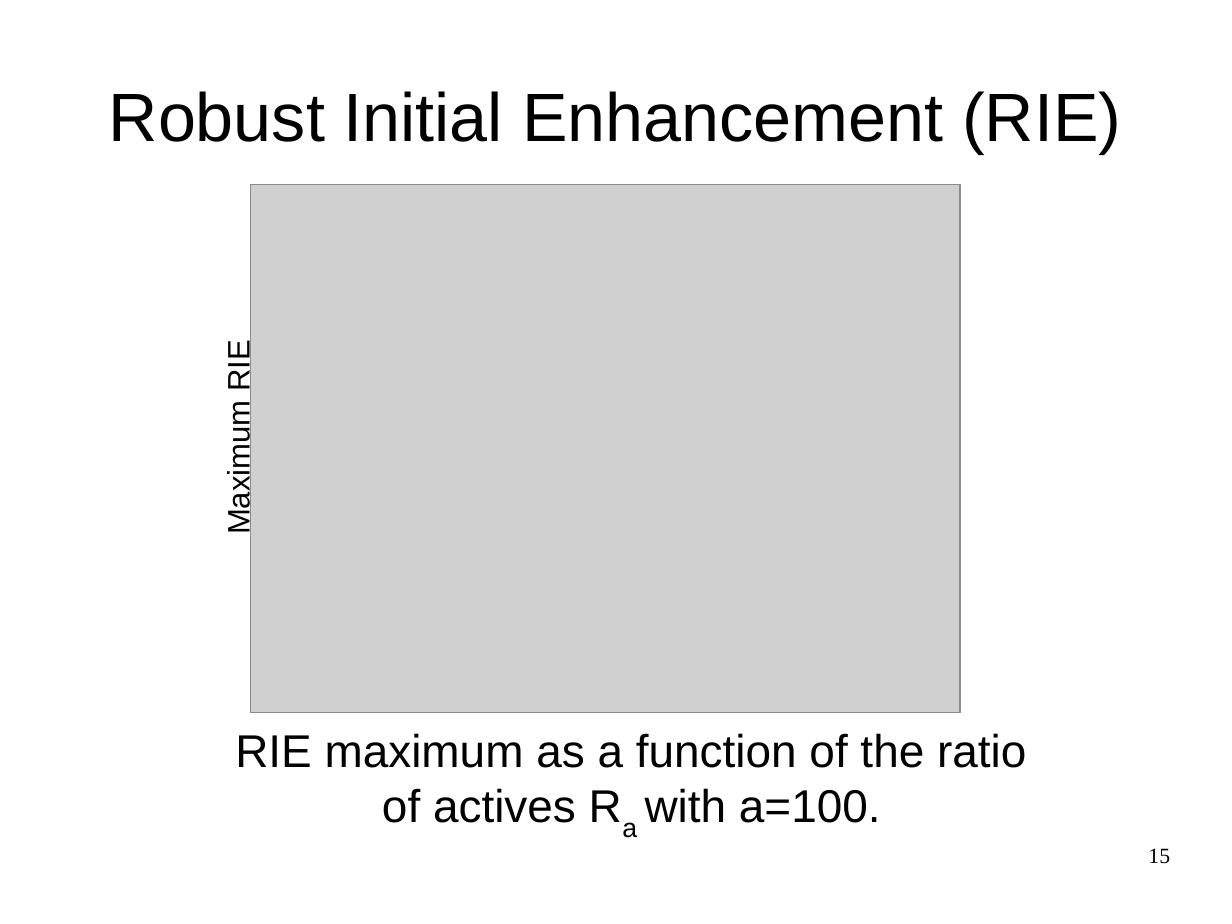
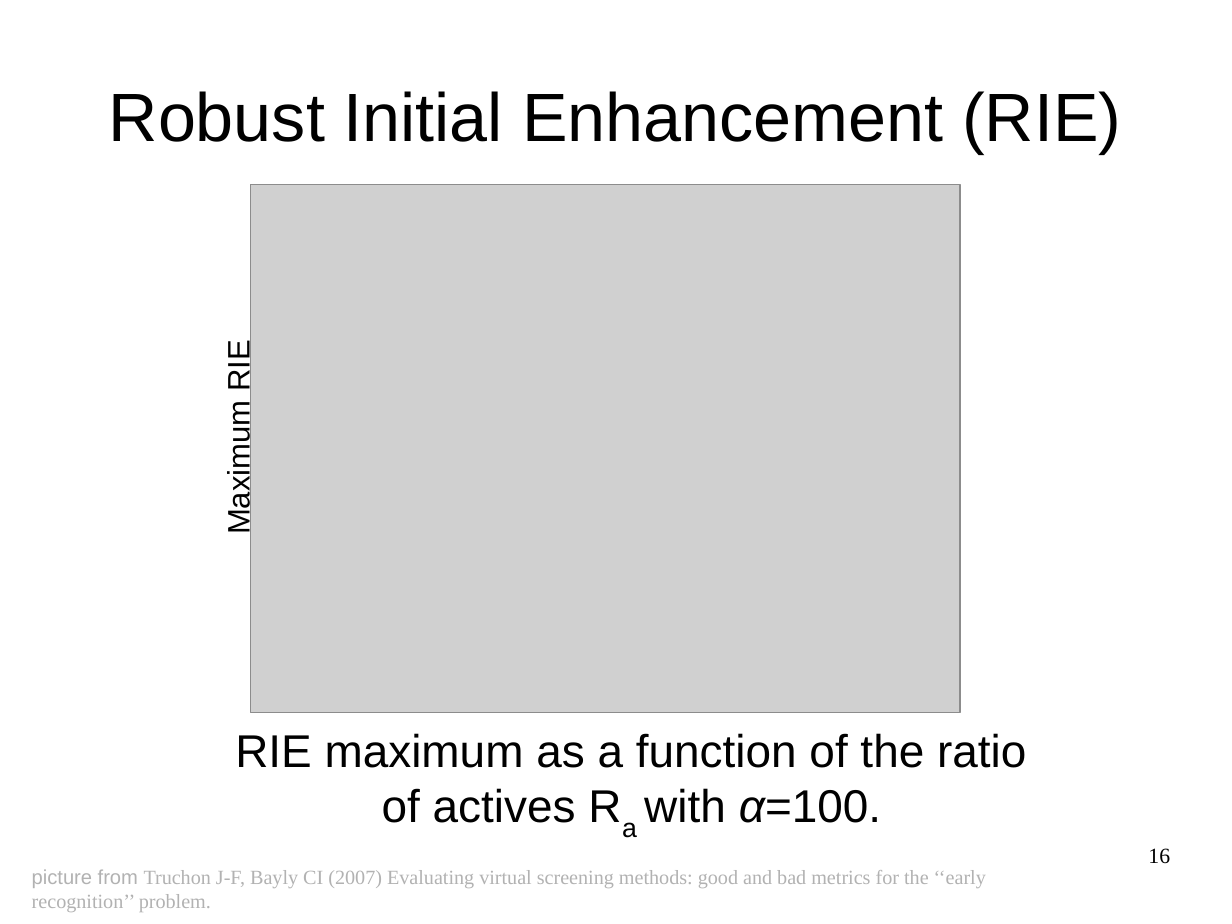
Before and after one commit to AlexWoroschilow/pca, a slide deck: slide 16 of seminar/presentation.odp (slide 15 before the commit). Drawn at 1232x924 pixels with LibreOffice and Linux fonts; fonts in the diff are those of the drawing; grey boxes stand for pictures. Boxes give left, top, right and bottom in pixels: in the first picture for what was removed or moved away, otherwise in the second. Text is boxed around its words. In the diff, an @@ line names an element or a change of style, - is before the commit and + after.

Commit message:
presentation

```diff
--- a/seminar/presentation.odp
+++ b/seminar/presentation.odp
@@ text at <box>235,733,1026,823</box>: text changed @@
-RIE maximum as a function of the ratio
-of actives Ra with a=100.
+RIE maximum as a function of the ratio
+of actives Ra with α=100.
@@ text added at <box>32,869,986,912</box>, 13 pt, text #B2B2B2 @@
+picture from Truchon J-F, Bayly CI (2007) Evaluating virtual screening methods: good and bad metrics for the ‘‘early recognition’’ problem.
@@ page number at <box>1148,848,1170,864</box>: text changed @@
-15
+16
```
Also in this commit, not shown: 3 other slides changed, 2 slides added, 1 other file.
